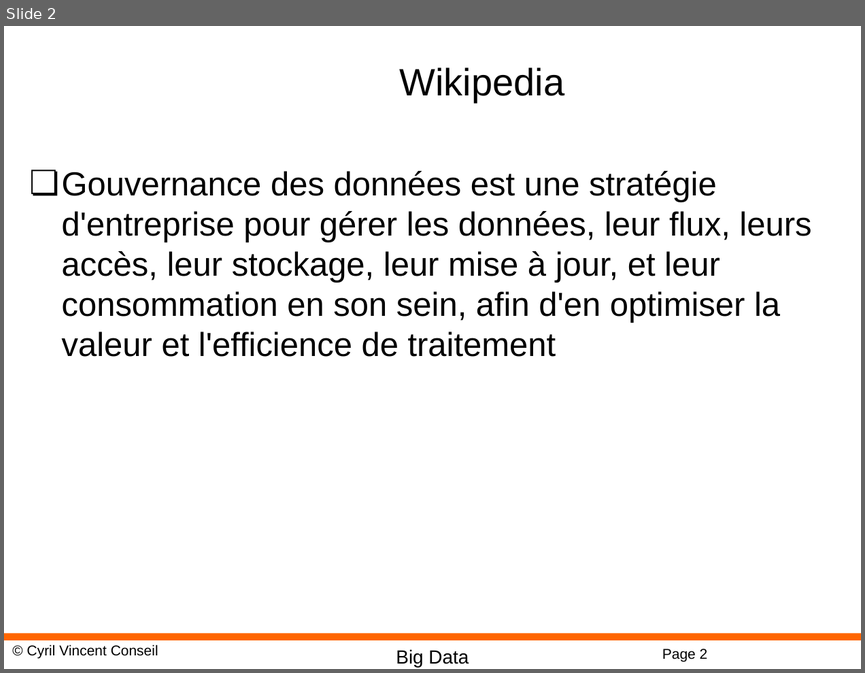
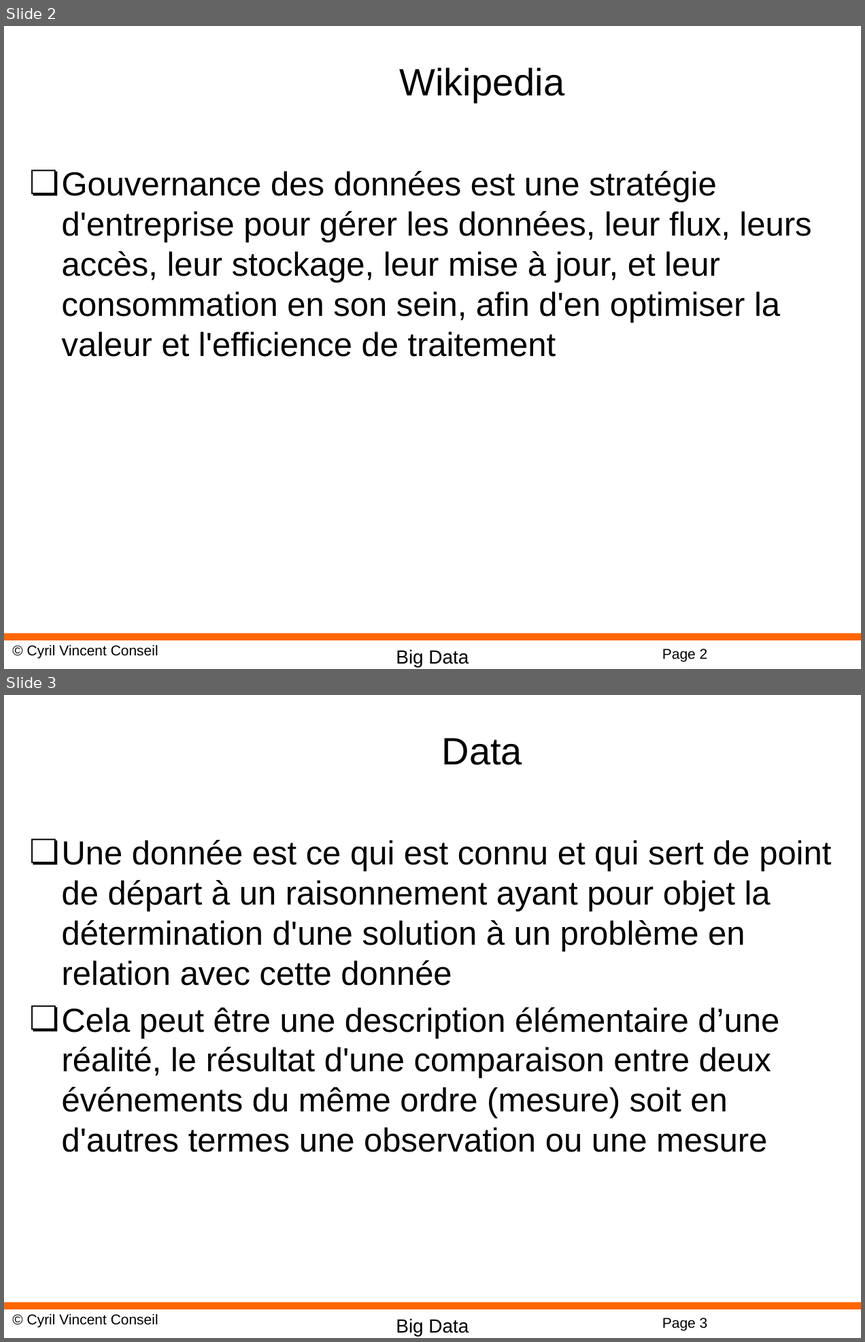
Before and after one commit to cyrilvincent/mdm, a slide deck: MDM01-Intro.pptx. Shown one above the other, each under a label of ours: slide 2 before the commit, slides 2 and 3 after it. The pictures are 865x673 and 865x1342 pixels, drawn with LibreOffice and Linux fonts; fonts in the diff are those of the drawing; background and template pictures are left out. Boxes give left, top, right and bottom in pixels: in the first picture for what was removed or moved away, otherwise in the second. Text is boxed around its words. In the diff, an @@ line names an element or a change of style, - is before the commit and + after.

```diff
--- a/MDM01-Intro.pptx
+++ b/MDM01-Intro.pptx
@@ slide 3 added at (4, 695, 861, 1338), background #FFFFFF; not listed: 4 template elements that a slide beside it also shows @@
@@ title added at (442, 738, 522, 765), 32 pt, text #000000 @@
+Data
@@ text added at (62, 840, 831, 1152), 28 pt, text #000000 @@
+❏ Une donnée est ce qui est connu et qui sert de point de départ à un raisonnement ayant pour objet la détermination d'une solution à un problème en relation avec cette donnée
+❏ Cela peut être une description élémentaire d’une réalité, le résultat d'une comparaison entre deux événements du même ordre (mesure) soit en d'autres termes une observation ou une mesure
```
Also in this commit, not shown: 2 other slides added, 15 other files.
